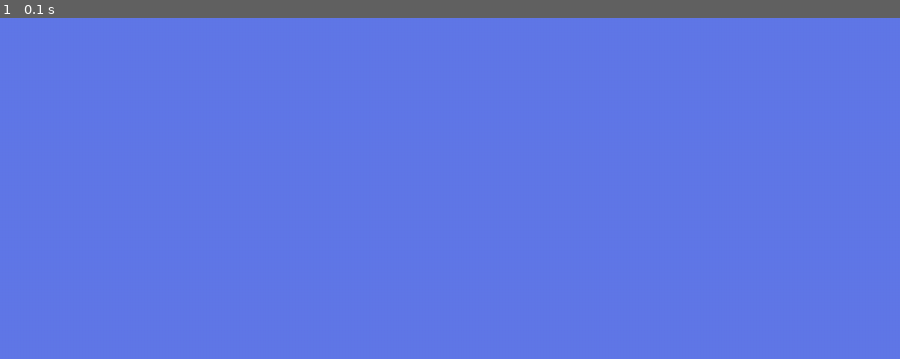
Above: before the commit, frame 1.
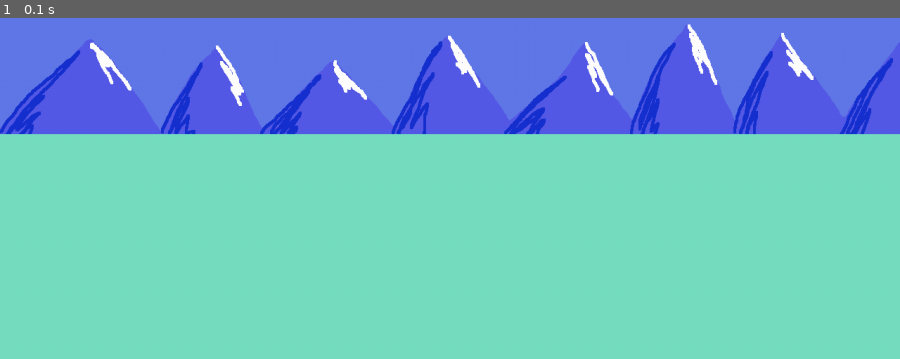
Above: after the commit, the same moment.

Repository: crystaltine/PolePositionI
Game: pygame game, started from py_pygame/test_file.py
The game is run twice, just before and just after one commit, with the same random seed, the same clock (stepped at 60 frames per second) and the same inputs.
Inputs:
- Up to frame 1 (0.1 s): no input

The runs differ from the first frame. In frame 1, 82% of the frame differs, in the area x 0-100%, y 1-100%.

Commit message:
add grass and mountains to screen, will check is rsize

Diff:
--- a/py_pygame/test_file.py
+++ b/py_pygame/test_file.py
@@ -13,13 +13,17 @@
 screen.fill(SKY)
 pygame.display.set_caption("Game")
 size = pygame.display.get_desktop_sizes()
-
+grass = pygame.image.load('grasse.png')
+grass = pygame.transform.scale(grass, (width, 2 * height/3))
+mtns = pygame.image.load('mtns.png')
 FPS = pygame.time.Clock()
 #player = User(Sprite) insert sprite later
 
 #call object instances outside the loop
 while running:
     FPS.tick(24) #moved timer into loop
+    screen.blit(grass, (0, 400))
+    screen.blit(mtns, (0, 200))
     for event in pygame.event.get():
         if event.type == pygame.QUIT:
             running = False
Binary file added: grasse.png
Binary file added: mtns.png
